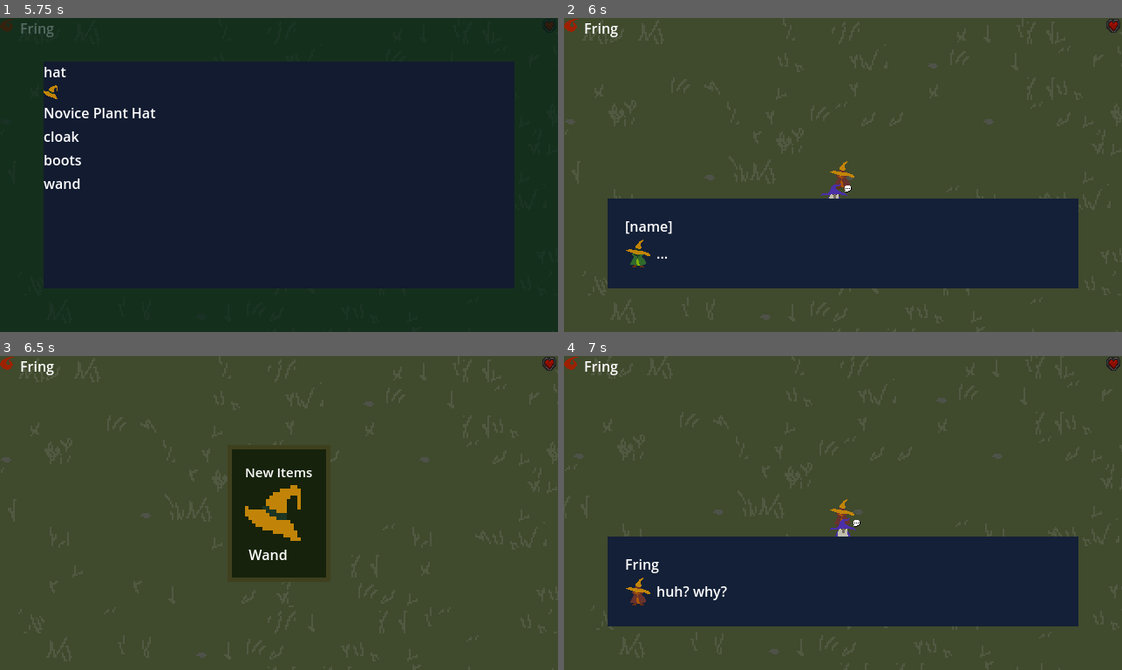
Above: before the commit, frames 1-4 (two rows, left to right).
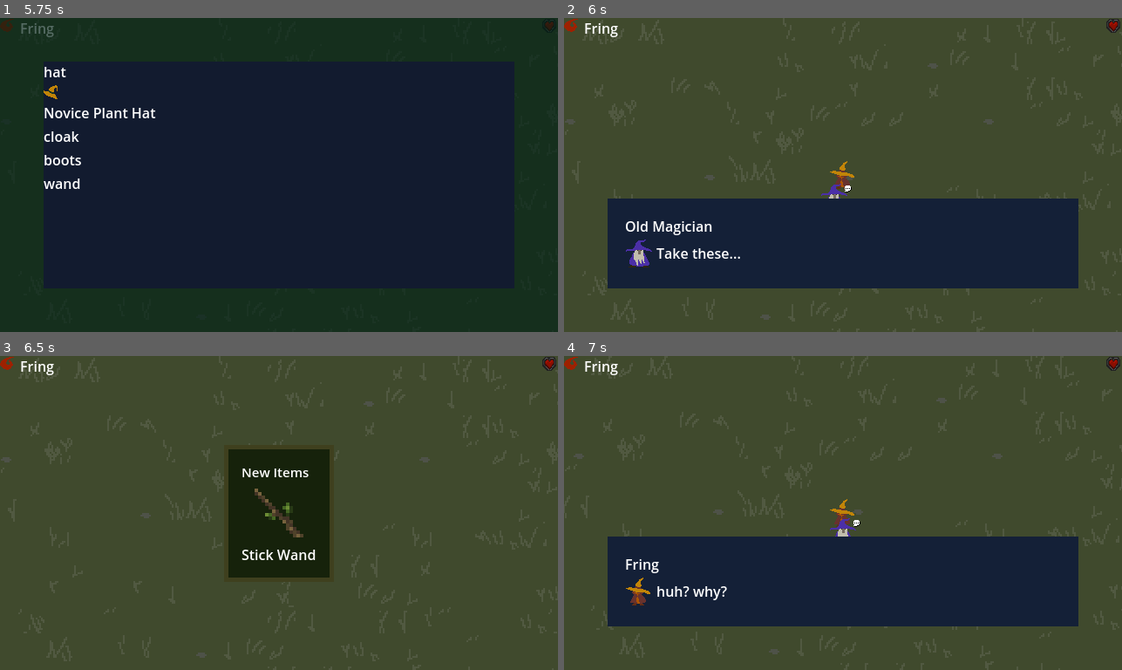
Above: after the commit, the same moments.

Repository: goshdarnheck/witchy-woods
Game: Godot game, scene res://main.tscn
Same seed, same stepped clock (60 frames per second), same inputs: the game is played once before the commit and once after it.
Inputs:
- Up to frame 1 (5.75 s): click "New Game" at 0.5 s; click "AWAKEN" at 1.25 s; tap Enter at 2 s; hold D (right) 2.03-2.78 s; tap Space (action) at 2.1, 3.05, 3.6, 4.55, 5.1 s; tap E (speak) at 2.3, 2.85, 3.8, 4.35, 5.3 s; hold S (down) 2.78-3.53 s; hold D (right) 3.53-4.28 s; hold W (up) 4.28-5.03 s; hold A (left) from 5.03 s (still down); tap Tab (inventory, bound only after the commit) at 5.65 s
- Up to frame 2 (6 s): keep holding A (left); tap E (speak) at 5.85 s
- Up to frame 3 (6.5 s): keep holding A (left); tap Space (action) at 6.05 s
- Up to frame 4 (7 s): tap Space (action) at 6.5, 6.6 s; release A (left) at 6.53 s; hold S (down) from 6.53 s (still down); tap E (speak) at 6.8 s

Frame 1 is identical in both runs. In frame 2, 0.8% of the frame differs, in the area x 11-32%, y 64-80%; in frame 3, 1.9%, in the area x 40-60%, y 29-71%; in frame 4, nothing differs.
Error before the commit: Invalid call. Nonexistent function 'setContent' in base 'Control'. (res://manager.gd:76)

Commit message:
Speech improvements

Diff:
--- a/manager.gd
+++ b/manager.gd
@@ -32,16 +32,16 @@
 		get_tree().quit()
 
 	var actionKey = Input.is_action_just_pressed("action");
+	var inventoryKey = Input.is_action_just_pressed("inventory");
 
-	if event is InputEventKey:
-		if event.pressed:
-			if event.keycode == KEY_TAB:
-				if _is_overlay("inventory"):
-					_unpause();
-					_clear_overlay();
-				else:
-					_pause();
-					_load_overlay("inventory");
+	if inventoryKey:
+		if _is_overlay("Inventory"):
+			_unpause();
+			_clear_overlay();
+		else:
+			print("not inventory somehow")
+			_pause();
+			_load_overlay("Inventory");
 
 	if actionKey:
 		if _is_overlay("NewItem"):
@@ -68,21 +68,22 @@
 		_load_level(stageName);
 		_load_ui("overworld");
 
-func speech_bubble(data):
+func speech_bubble(content):
 	if (!_is_overlay("NewItem")):
 		_pause();
-		if !_is_overlay("Speechbubble"):
-			_load_overlay("Speechbubble");
-		Overlay.get_child(0).setContent(data);
+		if _is_overlay("Speechbubble"):
+			Overlay.get_child(0).setContent(content);
+		else:
+			_load_overlay("Speechbubble", content);
 
 func speech_bubble_close():
 	if _is_overlay("Speechbubble"):
+		_clear_overlay();
 		_unpause();
-		_clear_overlay();
 
 func show_items(items):
 	_pause();
-	Manager._load_overlay("NewItem");
+	Manager._load_overlay("NewItem", items);
 
 func _load_level(lname):
 	var scene = load("res://levels/" + lname + ".tscn");
@@ -107,12 +108,15 @@
 
 	UI.add_child(instance);
 
-func _load_overlay(oname):
+func _load_overlay(oname, content = null):
 	var scene = load("res://ui/" + oname + ".tscn");
 	var instance = scene.instantiate();
 
 	_clear_overlay();
 	Overlay.add_child(instance);
+
+	if content:
+		instance.setContent(content);
 
 func _clear_overlay():
 	for i in range(0, Overlay.get_child_count()):
--- a/npcs/master.gd
+++ b/npcs/master.gd
@@ -39,19 +39,18 @@
 			current = next;
 			Manager.speech_bubble(convo[current]);
 		elif "func" in convo[current]:
-			self.call(convo[current].func)
+			self.call(convo[current].func);
 		else:
 			if (current == "dunno"):
 				current = "go";
-
+			speaking = false;
 			Manager.speech_bubble_close();
-			speaking = false;
 
 func _give_items():
 	var item = {
 		"type": "wand",
-		"name": "Basic Wand",
-		"image": "imagehere"
+		"name": "Stick Wand",
+		"image": "wand.png"
 	};
 
 	speaking = false;
--- a/npcs/oracle.gd
+++ b/npcs/oracle.gd
@@ -79,5 +79,7 @@
 	return speech;
 
 func _button_pressed(index):
-	var next = get_speech(convo[current].responses[index].next);
-	Manager.speech_bubble(next);
+	var next = convo[current].responses[index].next;
+	var speech = get_speech(next);
+	current = next
+	Manager.speech_bubble(speech);
--- a/project.godot
+++ b/project.godot
@@ -62,6 +62,11 @@
 "events": [Object(InputEventKey,"resource_local_to_scene":false,"resource_name":"","device":0,"window_id":0,"alt_pressed":false,"shift_pressed":false,"ctrl_pressed":false,"meta_pressed":false,"pressed":false,"keycode":0,"physical_keycode":32,"key_label":0,"unicode":0,"echo":false,"script":null)
 ]
 }
+inventory={
+"deadzone": 0.5,
+"events": [Object(InputEventKey,"resource_local_to_scene":false,"resource_name":"","device":0,"window_id":0,"alt_pressed":false,"shift_pressed":false,"ctrl_pressed":false,"meta_pressed":false,"pressed":false,"keycode":0,"physical_keycode":4194306,"key_label":0,"unicode":0,"echo":false,"script":null)
+]
+}
 
 [rendering]
 
--- /dev/null
+++ b/ui/NewItem.gd
@@ -0,0 +1,14 @@
+extends Control
+
+func setContent(items):
+	print("newitem setcontent data", items)
+	for item in items:
+		if "name" in item:
+			find_child("Name").text = item.name
+		else:
+			print("missing name")
+
+		if "image" in item:
+			find_child("Image").texture = load("res://textures/" + item.image);
+		else:
+			print("missing image")
--- a/ui/NewItem.tscn
+++ b/ui/NewItem.tscn
@@ -1,6 +1,7 @@
-[gd_scene load_steps=3 format=3 uid="uid://db55gtr3o30pe"]
+[gd_scene load_steps=4 format=3 uid="uid://db55gtr3o30pe"]
 
-[ext_resource type="Texture2D" uid="uid://iuk5lkwif0jb" path="res://textures/novice-plant-hat.png" id="1_wtekx"]
+[ext_resource type="Script" path="res://ui/NewItem.gd" id="1_0heww"]
+[ext_resource type="PackedScene" uid="uid://cnwud6e5o6685" path="res://ui/bits/Item.tscn" id="1_cp6ac"]
 
 [sub_resource type="StyleBoxFlat" id="StyleBoxFlat_a2smt"]
 content_margin_left = 20.0
@@ -21,6 +22,7 @@
 anchor_bottom = 1.0
 grow_horizontal = 2
 grow_vertical = 2
+script = ExtResource("1_0heww")
 
 [node name="Panel" type="PanelContainer" parent="."]
 layout_mode = 1
@@ -45,19 +47,9 @@
 theme_override_font_sizes/font_size = 15
 text = "New Items"
 
-[node name="HBoxContainer" type="HBoxContainer" parent="Panel/VBoxContainer"]
-layout_mode = 2
-
-[node name="VBoxContainer" type="VBoxContainer" parent="Panel/VBoxContainer/HBoxContainer"]
+[node name="Items" type="HBoxContainer" parent="Panel/VBoxContainer"]
 layout_mode = 2
 alignment = 1
 
-[node name="TextureRect" type="TextureRect" parent="Panel/VBoxContainer/HBoxContainer/VBoxContainer"]
-texture_filter = 1
-custom_minimum_size = Vector2(64, 64)
+[node name="Item" parent="Panel/VBoxContainer/Items" instance=ExtResource("1_cp6ac")]
 layout_mode = 2
-texture = ExtResource("1_wtekx")
-
-[node name="Label" type="Label" parent="Panel/VBoxContainer/HBoxContainer/VBoxContainer"]
-layout_mode = 2
-text = " Wand"
--- /dev/null
+++ b/ui/bits/Item.tscn
@@ -0,0 +1,20 @@
+[gd_scene load_steps=2 format=3 uid="uid://cnwud6e5o6685"]
+
+[ext_resource type="Texture2D" uid="uid://dkh2keskiahb4" path="res://textures/rock.png" id="1_bmlf5"]
+
+[node name="Item" type="VBoxContainer"]
+offset_right = 64.0
+offset_bottom = 91.0
+
+[node name="Image" type="TextureRect" parent="."]
+texture_filter = 1
+custom_minimum_size = Vector2(64, 64)
+layout_mode = 2
+size_flags_horizontal = 4
+texture = ExtResource("1_bmlf5")
+
+[node name="Name" type="Label" parent="."]
+layout_mode = 2
+text = "Sample
+"
+horizontal_alignment = 1
Binary file added: textures/wand.png
Not shown, added: textures/wand.png.import
Not shown: 2 places in ui/inventory.tscn that only renumber resources
Not shown, added: art/wand.xcf
